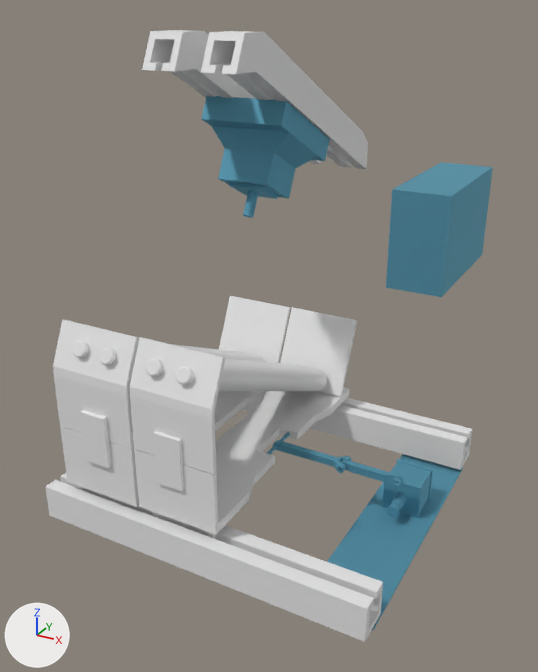
One commit to the Blender file ATM SAMPAH Blender/atm sampah v3.1/ATM SAMPAH - v3.1.blend: the scene before it, then after it.
The view is the same before and after, from a camera (50 mm lens) standing at (0.462, -0.846, 1.393) and looking at (-0.021, 0.032, 0.954). The lights are fixed; the arrows at lower left show +X, +Y and +Z.

The first picture shows 'Bas Holder.001', 'Conveyor.001', 'Conveyor.002', 'Conveyor.007', 'Cover Body.002', 'Cover Body.004', 'Cover Body.005', 'Cover Body.006', 'Cover Body.007', 'Cover Body.008', 'Cube.001', 'Cube.003', 'Cube.008', 'Cube.011', 'Roller.003', 'Roller.008'.
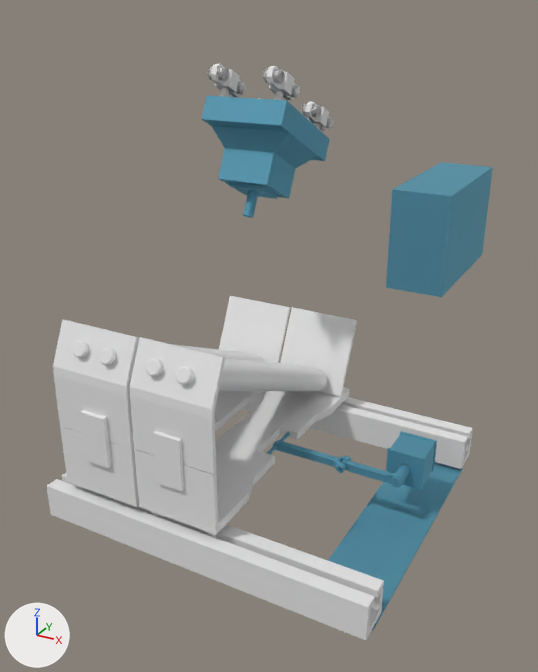
ob_barcode_scanner_001 is not drawn itself; it is the parent of ob_cover_body_004.

The change, as a list of edits to the scene's bpy script:
```text
Change me_cube_018:
    where me_cube_018.from_pydata(...)  # 64 vertices, 62 faces; spans x -0.298..0.195, y -0.025..0.025, z -0.024..0.026
    me_cube_018 part 1: the whole mesh is moved by (0.05, -0.192, 0.741)
Change me_cube_022:
    where me_cube_022.from_pydata(...)  # 64 vertices, 62 faces; spans x -0.298..0.195, y -0.025..0.025, z -0.024..0.026
    me_cube_022 part 2: the whole mesh is moved by (0.05, 0.213, 0.741)
Change ob_cover_body_005:
    remove ob_cover_body_005.parent = ob_cover_body_006
    remove ob_cover_body_005.matrix_parent_inverse = Matrix(((-4.0, 0.0, 0.0, -0.39), (0.0, -4.0, 0.0, 0.0172), (0.0, 0.0, 1.538, -1.83), (0.0, 0.0, 0.0, 1.0)))
    ob_cover_body_005.location: (-0.0975, -0.0542, 1.19) -> (0.196, 0.0121, 0.786)
Change ob_cover_body_006:
    ob_cover_body_006.location: (0.195, 0.07, 0.737) -> (0.196, 0.071, 0.786)
    ob_cover_body_006.rotation_euler: (0.0, 0.0, 3.142) -> (0.0, 0.0, -3.142)  # degrees (0, 0, 180) -> degrees (0, 0, -180)
Change ob_cube_001:
    ob_cube_001.location: (0.05, -0.194, 0.741) -> (0.0, 0.0, 0.0)
Change ob_cube_003:
    ob_cube_003.location: (0.05, 0.21, 0.741) -> (0.0, 0.0, 0.0)
Change ob_cover_body_004:
    ob_cover_body_004.parent: ob_barcode_scanner -> ob_barcode_scanner_001
    ob_cover_body_004.matrix_parent_inverse: Matrix(((1.407, 0.0, 0.0, 0.128), (0.0, 1.24, -0.666, 0.549), (0.0, 0.666, 1.24, -1.349), (0.0, 0.0, 0.0, 1.0))) -> Matrix(((1.407, 0.0, 0.0, 0.128), (0.0, 1.24, -0.666, 0.62), (0.0, 0.666, 1.24, -1.453), (0.0, 0.0, 0.0, 1.0)))
Change ob_cover_body_007:
    remove ob_cover_body_007.parent = ob_barcode_scanner
    remove ob_cover_body_007.matrix_parent_inverse = Matrix(((1.407, 0.0, 0.0, 0.128), (0.0, 1.24, -0.666, 0.549), (0.0, 0.666, 1.24, -1.349), (0.0, 0.0, 0.0, 1.0)))
    ob_cover_body_007.location: (-0.0911, 0.171, 1.143) -> (-0.0911, 0.124, 1.168)
Change ob_barcode_scanner_001:
    ob_barcode_scanner_001.matrix_parent_inverse: Matrix(((1.407, 0.0, 0.0, 0.128), (0.0, 1.24, -0.666, 0.549), (0.0, 0.666, 1.24, -1.349), (0.0, 0.0, 0.0, 1.0))) -> Matrix(((1.407, 0.0, 0.0, 0.128), (0.0, 1.24, -0.666, 0.624), (0.0, 0.666, 1.24, -1.349), (0.0, 0.0, 0.0, 1.0)))
Change ob_cover_body_008:
    ob_cover_body_008.parent: ob_barcode_scanner -> ob_cover_body_007
    ob_cover_body_008.matrix_parent_inverse: Matrix(((1.407, 0.0, 0.0, 0.128), (0.0, 1.24, -0.666, 0.549), (0.0, 0.666, 1.24, -1.349), (0.0, 0.0, 0.0, 1.0))) -> Matrix(((-4.0, 0.0, 0.0, -0.365), (0.0, -1.768, -3.588, 4.41), (0.0, -1.38, 0.68, -0.623), (0.0, 0.0, 0.0, 1.0)))
    ob_cover_body_008.location: (-0.0911, 0.204, 1.209) -> (-0.0911, 0.157, 1.234)
Change ob_cube_008:
    add ob_cube_008.hide_set(True)
Change ob_cube_009:
    ob_cube_009.parent: ob_barcode_scanner -> ob_cover_body_008
    ob_cube_009.matrix_parent_inverse: Matrix(((1.407, 0.0, 0.0, 0.128), (0.0, 1.24, -0.666, 0.549), (0.0, 0.666, 1.24, -1.349), (0.0, 0.0, 0.0, 1.0))) -> Matrix(((-4.0, 0.0, 0.0, -0.365), (0.0, -1.768, -3.588, 4.705), (0.0, -1.38, 0.68, -0.623), (0.0, 0.0, 0.0, 1.0)))
Change ob_cube_010:
    ob_cube_010.parent: ob_barcode_scanner -> ob_cover_body_008
    ob_cube_010.matrix_parent_inverse: Matrix(((1.407, 0.0, 0.0, 0.128), (0.0, 1.24, -0.666, 0.549), (0.0, 0.666, 1.24, -1.349), (0.0, 0.0, 0.0, 1.0))) -> Matrix(((-4.0, 0.0, 0.0, -0.365), (0.0, -1.768, -3.588, 4.705), (0.0, -1.38, 0.68, -0.623), (0.0, 0.0, 0.0, 1.0)))
Change ob_cube_011:
    add ob_cube_011.hide_set(True)
Change ob_cube_012:
    ob_cube_012.parent: ob_barcode_scanner -> ob_cover_body_008
    ob_cube_012.matrix_parent_inverse: Matrix(((1.407, 0.0, 0.0, 0.128), (0.0, 1.24, -0.666, 0.549), (0.0, 0.666, 1.24, -1.349), (0.0, 0.0, 0.0, 1.0))) -> Matrix(((-4.0, 0.0, 0.0, -0.365), (0.0, -1.768, -3.588, 4.705), (0.0, -1.38, 0.68, -0.623), (0.0, 0.0, 0.0, 1.0)))
Change ob_cube_013:
    ob_cube_013.parent: ob_barcode_scanner -> ob_cover_body_008
    ob_cube_013.matrix_parent_inverse: Matrix(((1.407, 0.0, 0.0, 0.128), (0.0, 1.24, -0.666, 0.549), (0.0, 0.666, 1.24, -1.349), (0.0, 0.0, 0.0, 1.0))) -> Matrix(((-4.0, 0.0, 0.0, -0.365), (0.0, -1.768, -3.588, 4.705), (0.0, -1.38, 0.68, -0.623), (0.0, 0.0, 0.0, 1.0)))
```

What differs and where, as boxes (x1, y1, x2, y2) in the pictures (538 x 672 px):
'Cube.001', moved
    before: (45, 472, 383, 642)
    after: (47, 472, 384, 640)
'Cover Body.008', moved
    both: (202, 96, 330, 198)
'Cube.011', hidden
    before: (201, 31, 368, 169)
'Cube.003', moved
    before: (241, 398, 472, 470)
    after: (243, 397, 473, 469)
'Cube.008', hidden
    before: (142, 30, 321, 165)
'Cover Body.006', moved, turned
    before: (382, 459, 433, 518)
    after: (386, 431, 437, 490)
'Cube.013', moved (not visible before)
    after: (263, 66, 300, 100)
'Cube.010', moved (not visible before)
    after: (208, 64, 246, 97)
'Cube.012', moved (not visible before)
    after: (301, 102, 334, 131)
'Cover Body.005', moved, turned
    before: (388, 492, 407, 516)
    after: (391, 464, 410, 488)
'Cover Body.007', moved
    both: (229, 182, 278, 199)
'Cover Body.004', moved
    both: (243, 191, 258, 218)
